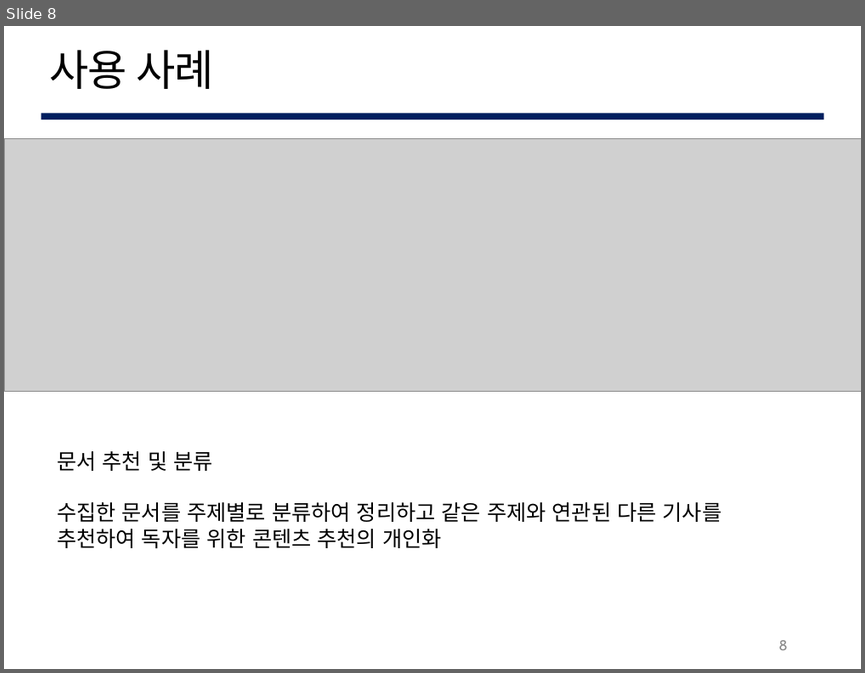
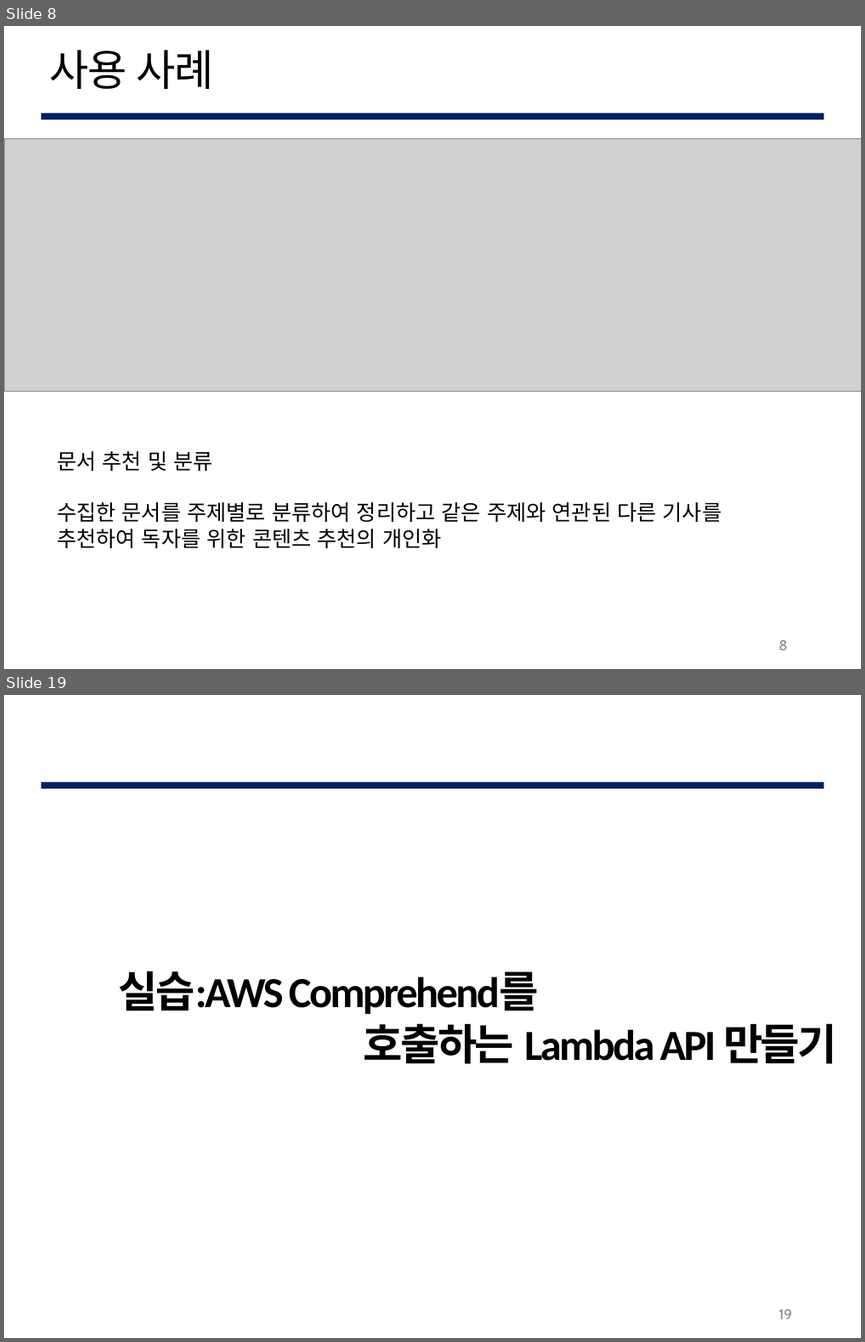
Before and after one commit to lee95292/AWS_Comprehend_onUse, a slide deck: slides/AWS_Comprehend.pptx. Shown one above the other, each under a label of ours: slide 8 before the commit, slides 8 and 19 after it; the slides between them are not shown. The pictures are 865x673 and 865x1342 pixels, drawn with LibreOffice and Linux fonts; fonts in the diff are those of the drawing; grey boxes stand for pictures; background and template pictures are left out. Boxes give left, top, right and bottom in pixels: in the first picture for what was removed or moved away, otherwise in the second. Text is boxed around its words. In the diff, an @@ line names an element or a change of style, - is before the commit and + after.

```diff
--- a/slides/AWS_Comprehend.pptx
+++ b/slides/AWS_Comprehend.pptx
@@ slide 19 added at (4,695,861,1338), background #FFFFFF; not listed: 1 template element that a slide beside it also shows @@
@@ text added at (119,970,837,1064), 36 pt, text #000000, bold @@
+실습:AWS Comprehend를
+호출하는 Lambda API 만들기
@@ page number added at (778,1309,792,1319), 12 pt, text #888888 @@
+19
```
Also in this commit, not shown: 32 slides changed.
